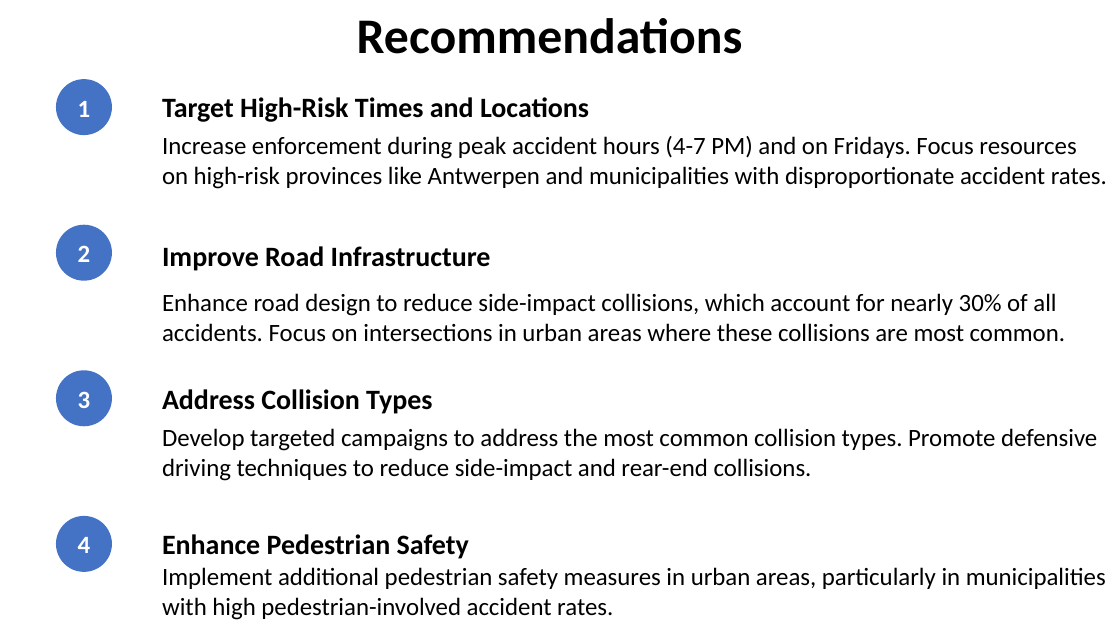
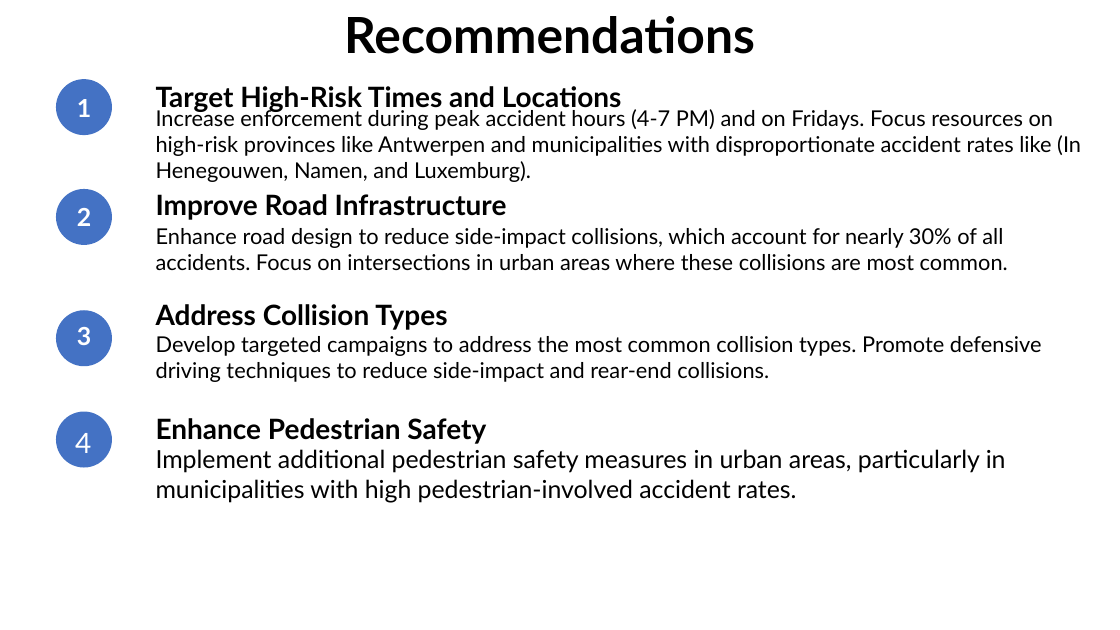
Before and after one commit to bhusalgokarna/Modular_Base_Coding, a slide deck: slide 21 of Traffic_Accident_Analysis_Belgium.pptx (slide 18 before the commit). Drawn at 1120x630 pixels with LibreOffice and Linux fonts; fonts in the diff are those of the drawing. Boxes give left, top, right and bottom in pixels: in the first picture for what was removed or moved away, otherwise in the second. Text is boxed around its words. In the diff, an @@ line names an element or a change of style, - is before the commit and + after.

```diff
--- a/Traffic_Accident_Analysis_Belgium.pptx
+++ b/Traffic_Accident_Analysis_Belgium.pptx
@@ text "Target High-Risk Times and Locations": place and size @@
-text "Target High-Risk Times and Locations" at bbox=[162, 97, 589, 122]
+text "Target High-Risk Times and Locations" at bbox=[156, 86, 622, 113]
@@ text at bbox=[156, 107, 1081, 182]: text changed; size 16 to 14 pt; font Calibri to Lato @@
-Increase enforcement during peak accident hours (4-7 PM) and on Fridays. Focus resources on high-risk provinces like Antwerpen and municipalities with disproportionate accident rates.
+Increase enforcement during peak accident hours (4-7 PM) and on Fridays. Focus resources on high-risk provinces like Antwerpen and municipalities with disproportionate accident rates like (In Henegouwen, Namen, and Luxemburg).
@@ text "Improve Road Infrastructure": place and size @@
-text "Improve Road Infrastructure" at bbox=[162, 246, 491, 271]
+text "Improve Road Infrastructure" at bbox=[156, 194, 507, 220]
@@ text "2": place and size @@
-text "2" at bbox=[78, 245, 91, 262]
+text "2" at bbox=[77, 208, 91, 226]
@@ ellipse: place and size @@
-ellipse at bbox=[56, 225, 112, 281]
+ellipse at bbox=[56, 189, 112, 245]
@@ text "Enhance road design to reduce ...": place and size @@
-text "Enhance road design to reduce ..." at bbox=[162, 293, 1065, 342]
+text "Enhance road design to reduce ..." at bbox=[156, 228, 1008, 270]
@@ text "Enhance road design to reduce ..." at bbox=[156, 228, 1008, 270]: size 16 to 14 pt, font Calibri to Lato @@
@@ text "Address Collision Types": place and size @@
-text "Address Collision Types" at bbox=[162, 389, 432, 414]
+text "Address Collision Types" at bbox=[156, 304, 447, 330]
@@ text "3": place and size @@
-text "3" at bbox=[78, 391, 91, 408]
+text "3" at bbox=[77, 327, 91, 345]
@@ ellipse: place and size @@
-ellipse at bbox=[56, 371, 112, 427]
+ellipse at bbox=[56, 310, 112, 366]
@@ text "Develop targeted campaigns to address ..." at bbox=[156, 336, 1042, 382]: size 16 to 14 pt, font Calibri to Lato @@
@@ text "Develop targeted campaigns to address ...": place and size @@
-text "Develop targeted campaigns to address ..." at bbox=[162, 428, 1097, 481]
+text "Develop targeted campaigns to address ..." at bbox=[156, 336, 1042, 382]
@@ ellipse "4": place and size @@
-ellipse "4" at bbox=[78, 537, 91, 553]
+ellipse "4" at bbox=[56, 411, 112, 467]
@@ ellipse "4" at bbox=[56, 411, 112, 467]: size 16 to 18 pt, font Calibri to Lato, bold off; alignment centre to left; vertical alignment middle to top; fill none to #4472C4 @@
@@ font Calibri to Lato in 9 elements at bbox=[344, 16, 755, 54], bbox=[77, 99, 91, 117], bbox=[156, 86, 622, 113], bbox=[77, 208, 91, 226], bbox=[156, 194, 507, 220], bbox=[77, 327, 91, 345], bbox=[156, 304, 447, 330], bbox=[156, 449, 1006, 503], bbox=[156, 418, 486, 444] @@
@@ text "Enhance Pedestrian Safety": place and size @@
-text "Enhance Pedestrian Safety" at bbox=[162, 534, 469, 559]
+text "Enhance Pedestrian Safety" at bbox=[156, 418, 486, 444]
@@ text "Implement additional pedestrian safety measures ...": place and size @@
-text "Implement additional pedestrian safety measures ..." at bbox=[162, 567, 1106, 620]
+text "Implement additional pedestrian safety measures ..." at bbox=[156, 449, 1006, 503]
@@ ellipse removed at bbox=[56, 516, 112, 572] @@
```
Also in this commit, not shown: 16 other slides changed, 6 slides added, 2 slides removed, 6 other files.
